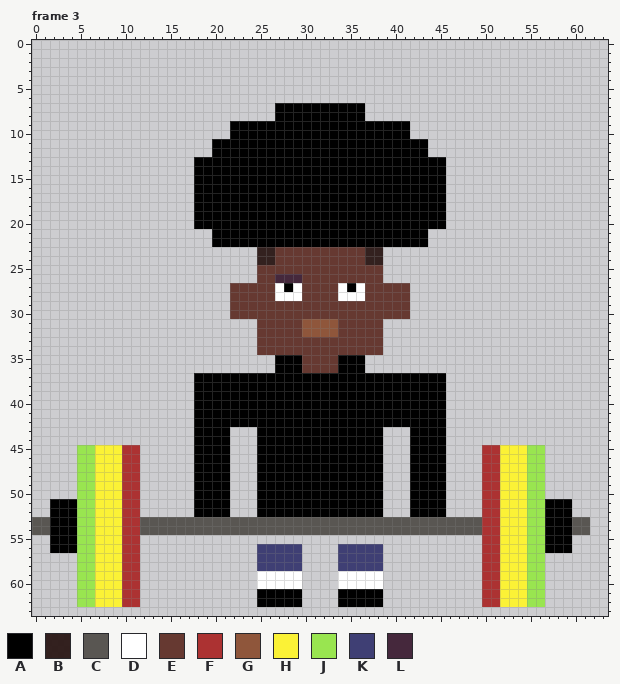
Pixel-art file: random lift.aseprite. Above: the version before the commit.
64x64 pixels, 6 frames. Shown: frame 3. The commit also changed other frames, which this record leaves out.
Palette (. is transparent): A #000000  B #2b1815f2  C #595652  D #ffffff  E #663931  F #ac3232  G #8f563b  H #fbf236  J #99e550  K #3f3f74  L #45283c
Pixels before, frame 3 (only the part around the change), first column x 0:
 0 ................................................................
 1 ................................................................
 2 ................................................................
 3 ................................................................
 4 ................................................................
 5 ................................................................
 6 ................................................................
 7 ...........................AAAAAAAAAA...........................
 8 ...........................AAAAAAAAAA...........................
 9 ......................AAAAAAAAAAAAAAAAAAAA......................
10 ......................AAAAAAAAAAAAAAAAAAAA......................
11 ....................AAAAAAAAAAAAAAAAAAAAAAAA....................
12 ....................AAAAAAAAAAAAAAAAAAAAAAAA....................
13 ..................AAAAAAAAAAAAAAAAAAAAAAAAAAAA..................
14 ..................AAAAAAAAAAAAAAAAAAAAAAAAAAAA..................
15 ..................AAAAAAAAAAAAAAAAAAAAAAAAAAAA..................
16 ..................AAAAAAAAAAAAAAAAAAAAAAAAAAAA..................
17 ..................AAAAAAAAAAAAAAAAAAAAAAAAAAAA..................
18 ..................AAAAAAAAAAAAAAAAAAAAAAAAAAAA..................
19 ..................AAAAAAAAAAAAAAAAAAAAAAAAAAAA..................
20 ..................AAAAAAAAAAAAAAAAAAAAAAAAAAAA..................
21 ....................AAAAAAAAAAAAAAAAAAAAAAAA....................
22 ....................AAAAAAAAAAAAAAAAAAAAAAAA....................
23 .........................BBEEEEEEEEEEBB.........................
24 .........................BBEEEEEEEEEEBB.........................
25 .........................EEEEEEEEEEEEEE.........................
26 .........................EELLLEEEEEEEEE.........................
27 ......................EEEEEDADEEEEDADEEEEE......................
28 ......................EEEEEDDDEEEEDDDEEEEE......................
29 ......................EEEEEEEEEEEEEEEEEEEE......................
30 ......................EEEEEEEEEEEEEEEEEEEE......................
31 .........................EEEEEGGGGEEEEE.........................
32 .........................EEEEEGGGGEEEEE.........................
33 .........................EEEEEEEEEEEEEE.........................
34 .........................EEEEEEEEEEEEEE.........................
35 ...........................AAAEEEEAAA...........................
36 ...........................AAAEEEEAAA...........................
37 ..................AAAAAAAAAAAAAAAAAAAAAAAAAAAA..................
38 ..................AAAAAAAAAAAAAAAAAAAAAAAAAAAA..................
39 ..................AAAAAAAAAAAAAAAAAAAAAAAAAAAA..................
40 ..................AAAAAAAAAAAAAAAAAAAAAAAAAAAA..................
41 ..................AAAAAAAAAAAAAAAAAAAAAAAAAAAA..................
42 ..................AAAAAAAAAAAAAAAAAAAAAAAAAAAA..................
43 ..................AAAA...AAAAAAAAAAAAAA...AAAA..................
44 ..................AAAA...AAAAAAAAAAAAAA...AAAA..................
45 .....JJHHHFF......AAAA...AAAAAAAAAAAAAA...AAAA....FFHHHJJ.......
46 .....JJHHHFF......AAAA...AAAAAAAAAAAAAA...AAAA....FFHHHJJ.......
47 .....JJHHHFF......AAAA...AAAAAAAAAAAAAA...AAAA....FFHHHJJ.......
48 .....JJHHHFF......AAAA...AAAAAAAAAAAAAA...AAAA....FFHHHJJ.......
49 .....JJHHHFF......AAAA...AAAAAAAAAAAAAA...AAAA....FFHHHJJ.......
50 .....JJHHHFF......AAAA...AAAAAAAAAAAAAA...AAAA....FFHHHJJ.......
51 ..AAAJJHHHFF......AAAA...AAAAAAAAAAAAAA...AAAA....FFHHHJJAAA....
52 ..AAAJJHHHFF......AAAA...AAAAAAAAAAAAAA...AAAA....FFHHHJJAAA....
53 CCAAAJJHHHFFCCCCCCCCCCCCCCCCCCCCCCCCCCCCCCCCCCCCCCFFHHHJJAAACC..
54 CCAAAJJHHHFFCCCCCCCCCCCCCCCCCCCCCCCCCCCCCCCCCCCCCCFFHHHJJAAACC..
55 ..AAAJJHHHFF......................................FFHHHJJAAA....
56 ..AAAJJHHHFF.............KKKKK....KKKKK...........FFHHHJJAAA....
57 .....JJHHHFF.............KKKKK....KKKKK...........FFHHHJJ.......
58 .....JJHHHFF.............KKKKK....KKKKK...........FFHHHJJ.......
59 .....JJHHHFF.............DDDDD....DDDDD...........FFHHHJJ.......
60 .....JJHHHFF.............DDDDD....DDDDD...........FFHHHJJ.......
61 .....JJHHHFF.............AAAAA....AAAAA...........FFHHHJJ.......
62 .....JJHHHFF.............AAAAA....AAAAA...........FFHHHJJ.......
63 ................................................................
Now the later version:
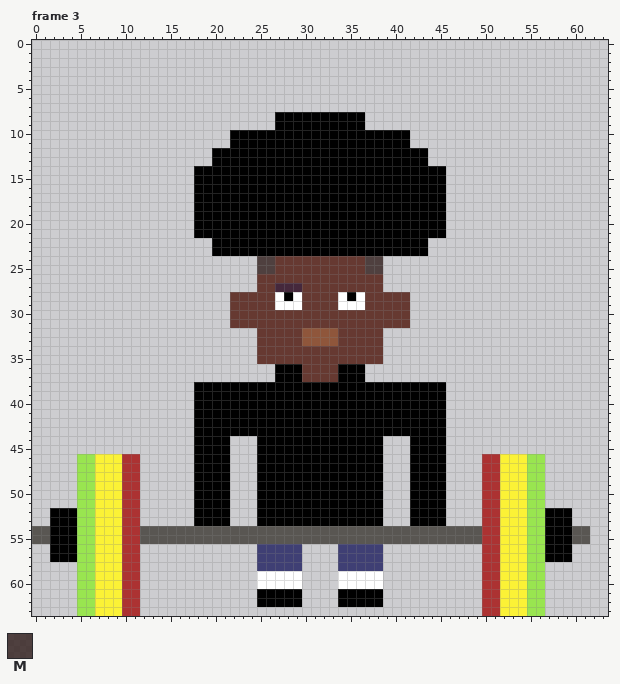
Colours new in this view: M #2b1815c6
The edit:
{"where": "frame 3"}
{"frame":3,"y":7,"x":27,"old":"AAAAAAAAAA","new":".........."}
{"frame":3,"y":9,"x":22,"old":"AAAAA","new":"....."}
{"frame":3,"y":9,"x":37,"old":"AAAAA","new":"....."}
{"frame":3,"y":11,"x":20,"old":"AA","new":".."}
{"frame":3,"y":11,"x":42,"old":"AA","new":".."}
{"frame":3,"y":13,"x":18,"old":"AA","new":".."}
{"frame":3,"y":13,"x":44,"old":"AA","new":".."}
{"frame":3,"y":21,"x":18,"old":"..","new":"AA"}
{"frame":3,"y":21,"x":44,"old":"..","new":"AA"}
{"frame":3,"y":23,"x":20,"old":".....BBEEEEEEEEEEBB.....","new":"AAAAAAAAAAAAAAAAAAAAAAAA"}
{"frame":3,"y":24,"x":25,"old":"BB","new":"MM"}
{"frame":3,"y":24,"x":37,"old":"BB","new":"MM"}
{"frame":3,"y":25,"x":25,"old":"EE","new":"MM"}
{"frame":3,"y":25,"x":37,"old":"EE","new":"MM"}
{"frame":3,"y":26,"x":27,"old":"LLL","new":"EEE"}
{"frame":3,"y":27,"x":22,"old":"EEE","new":"..."}
{"frame":3,"y":27,"x":27,"old":"DAD","new":"LLL"}
{"frame":3,"y":27,"x":34,"old":"DAD","new":"EEE"}
{"frame":3,"y":27,"x":39,"old":"EEE","new":"..."}
{"frame":3,"y":28,"x":28,"old":"D","new":"A"}
{"frame":3,"y":28,"x":35,"old":"D","new":"A"}
{"frame":3,"y":29,"x":27,"old":"EEE","new":"DDD"}
{"frame":3,"y":29,"x":34,"old":"EEE","new":"DDD"}
{"frame":3,"y":31,"x":22,"old":"...","new":"EEE"}
{"frame":3,"y":31,"x":30,"old":"GGGG","new":"EEEE"}
{"frame":3,"y":31,"x":39,"old":"...","new":"EEE"}
{"frame":3,"y":33,"x":30,"old":"EEEE","new":"GGGG"}
{"frame":3,"y":35,"x":25,"old":"..AAA","new":"EEEEE"}
{"frame":3,"y":35,"x":34,"old":"AAA..","new":"EEEEE"}
{"frame":3,"y":37,"x":18,"old":"AAAAAAAAA","new":"........."}
{"frame":3,"y":37,"x":30,"old":"AAAA","new":"EEEE"}
{"frame":3,"y":37,"x":37,"old":"AAAAAAAAA","new":"........."}
{"frame":3,"y":43,"x":22,"old":"...","new":"AAA"}
{"frame":3,"y":43,"x":39,"old":"...","new":"AAA"}
{"frame":3,"y":45,"x":5,"old":"JJHHHFF","new":"......."}
{"frame":3,"y":45,"x":50,"old":"FFHHHJJ","new":"......."}
{"frame":3,"y":51,"x":2,"old":"AAA","new":"..."}
{"frame":3,"y":51,"x":57,"old":"AAA","new":"..."}
{"frame":3,"y":53,"x":0,"old":"CC","new":".."}
{"frame":3,"y":53,"x":12,"old":"CCCCCCCCCCCCCCCCCCCCCCCCCCCCCCCCCCCCCC","new":"......AAAA...AAAAAAAAAAAAAA...AAAA...."}
{"frame":3,"y":53,"x":60,"old":"CC","new":".."}
{"frame":3,"y":55,"x":0,"old":"..","new":"CC"}
{"frame":3,"y":55,"x":12,"old":"......................................","new":"CCCCCCCCCCCCCCCCCCCCCCCCCCCCCCCCCCCCCC"}
{"frame":3,"y":55,"x":60,"old":"..","new":"CC"}
{"frame":3,"y":57,"x":2,"old":"...","new":"AAA"}
{"frame":3,"y":57,"x":57,"old":"...","new":"AAA"}
{"frame":3,"y":63,"x":5,"old":".......","new":"JJHHHFF"}
{"frame":3,"y":63,"x":50,"old":".......","new":"FFHHHJJ"}
